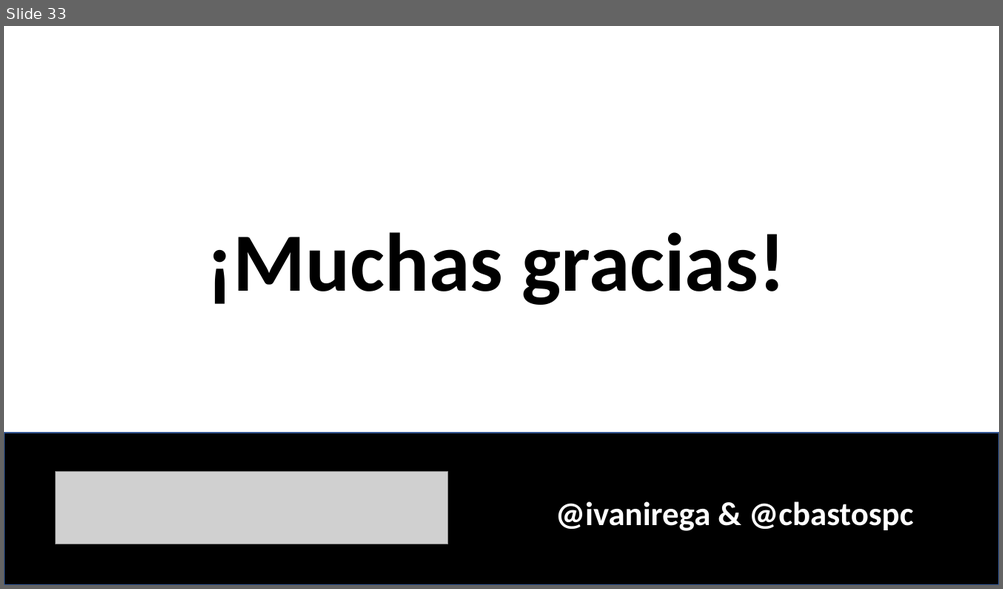
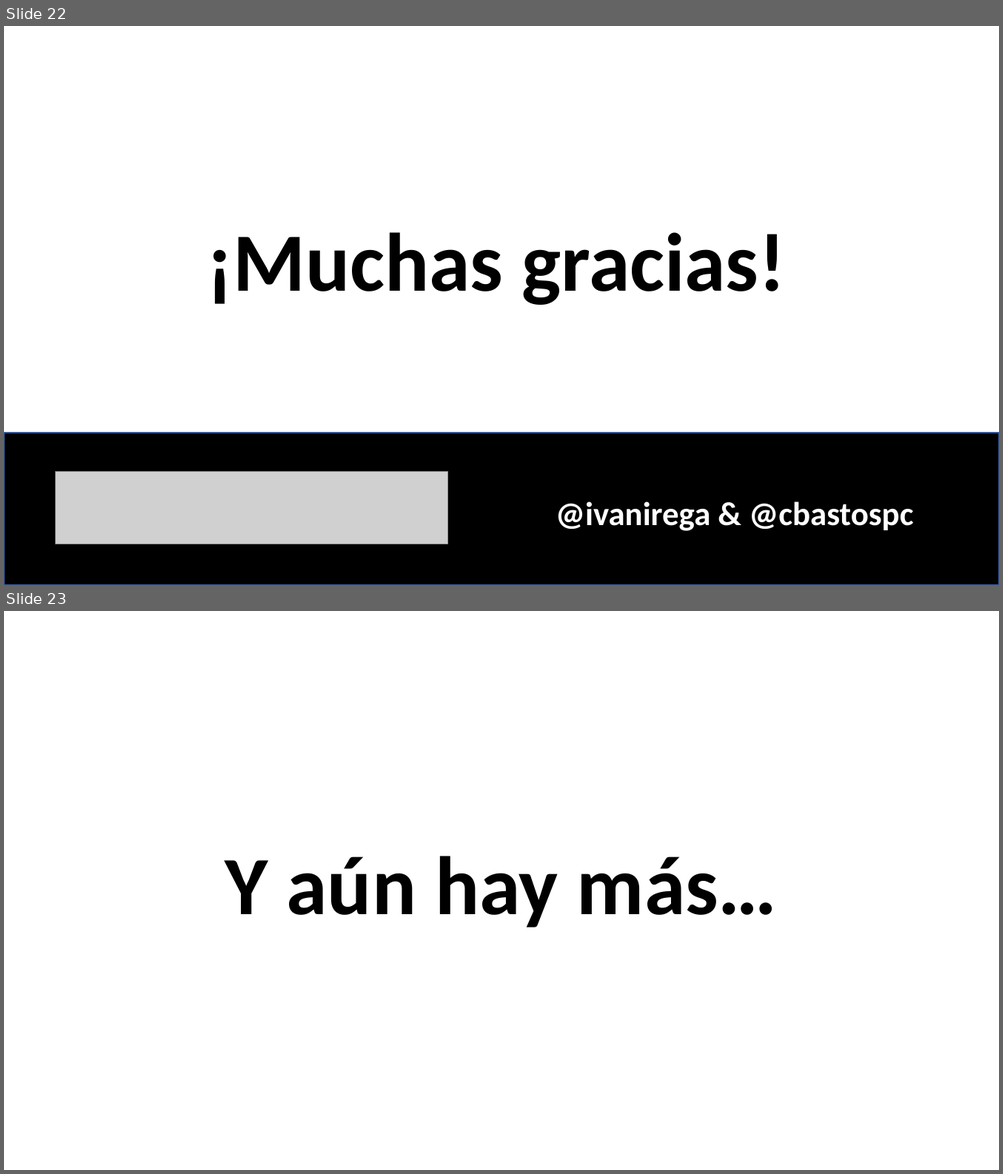
Before and after one commit to cbastos/jsdaycan2019-typescript-patterns, a slide deck: slides/Patrones de diseño con Typescript en el mundo real.pptx. Shown one above the other, each under a label of ours: slide 33 before the commit, slides 22 and 23 after it. The pictures are 1003x589 and 1003x1174 pixels, drawn with LibreOffice and Linux fonts; fonts in the diff are those of the drawing; grey boxes stand for pictures. Boxes give left, top, right and bottom in pixels: in the first picture for what was removed or moved away, otherwise in the second. Text is boxed around its words. In the diff, an @@ line names an element or a change of style, - is before the commit and + after.

```diff
--- a/slides/Patrones de diseño con Typescript en el mundo real.pptx
+++ b/slides/Patrones de diseño con Typescript en el mundo real.pptx
@@ slide 23 added at box(4, 611, 999, 1170), background #FFFFFF @@
@@ text added at box(225, 856, 777, 928), 80 pt, text #000000, bold @@
+Y aún hay más…
@@ what was slide 33 is now slide 22 @@
```
Also in this commit, not shown: 1 other slide added.
